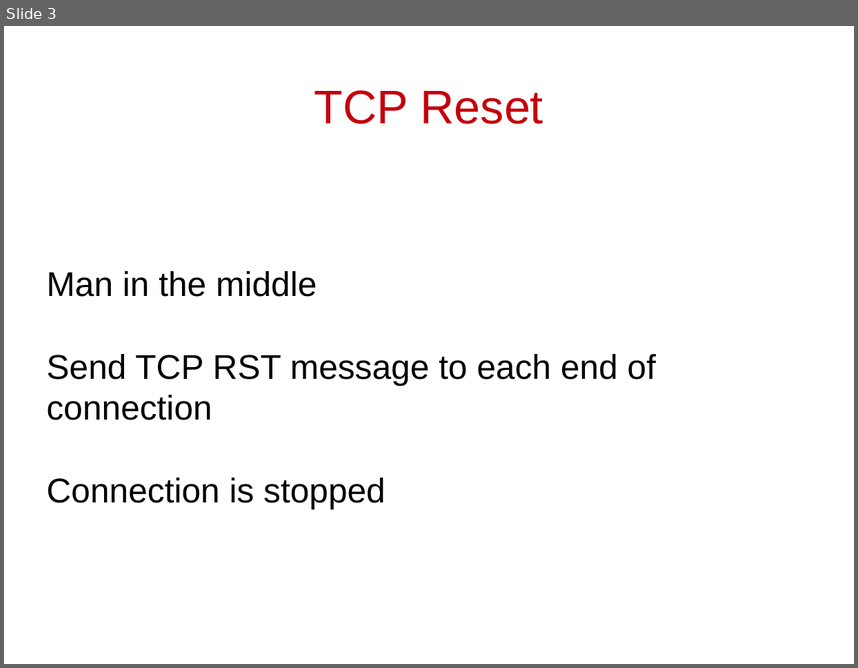
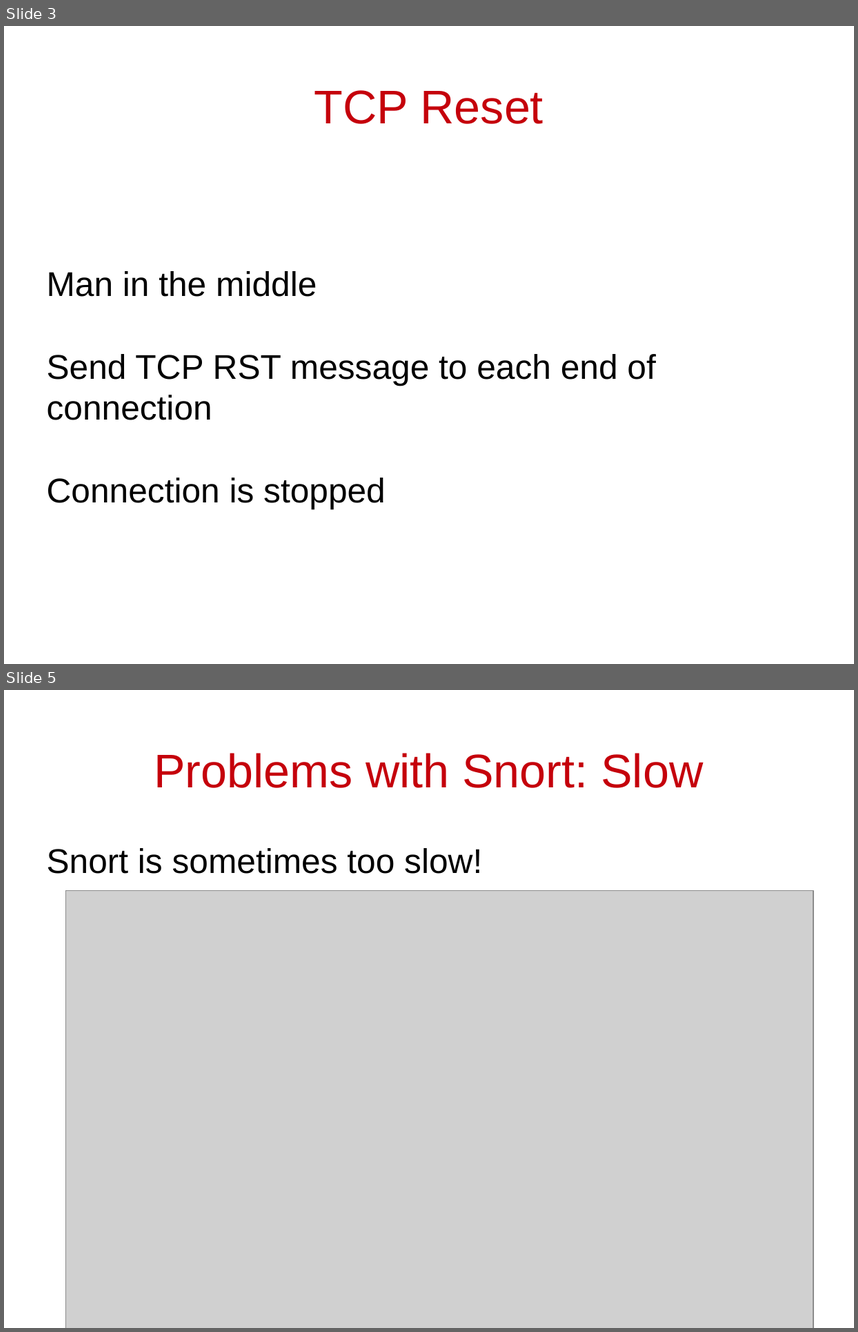
Before and after one commit to cschreiner/kindsicher, a slide deck: proj/presentation_dec09/Phil.odp. Shown one above the other, each under a label of ours: slide 3 before the commit, slides 3 and 5 after it; the slides between them are not shown. The pictures are 858x668 and 858x1332 pixels, drawn with LibreOffice and Linux fonts; fonts in the diff are those of the drawing; grey boxes stand for pictures. Boxes give left, top, right and bottom in pixels: in the first picture for what was removed or moved away, otherwise in the second. Text is boxed around its words. In the diff, an @@ line names an element or a change of style, - is before the commit and + after.

Commit message:
Update presentation with figures and more slides

```diff
--- a/proj/presentation_dec09/Phil.odp
+++ b/proj/presentation_dec09/Phil.odp
@@ slide 5 added at (x1=4, y1=690, x2=854, y2=1328), background #FFFFFF @@
@@ title added at (x1=154, y1=753, x2=703, y2=788), 44 pt, text #C5000B @@
+Problems with Snort: Slow
@@ subtitle added at (x1=47, y1=848, x2=482, y2=874), 32 pt, text #000000 @@
+Snort is sometimes too slow!
@@ picture added at (x1=65, y1=891, x2=814, y2=1328) @@
```
Also in this commit, not shown: 2 slides changed, 4 other slides added, 1 slide removed.
